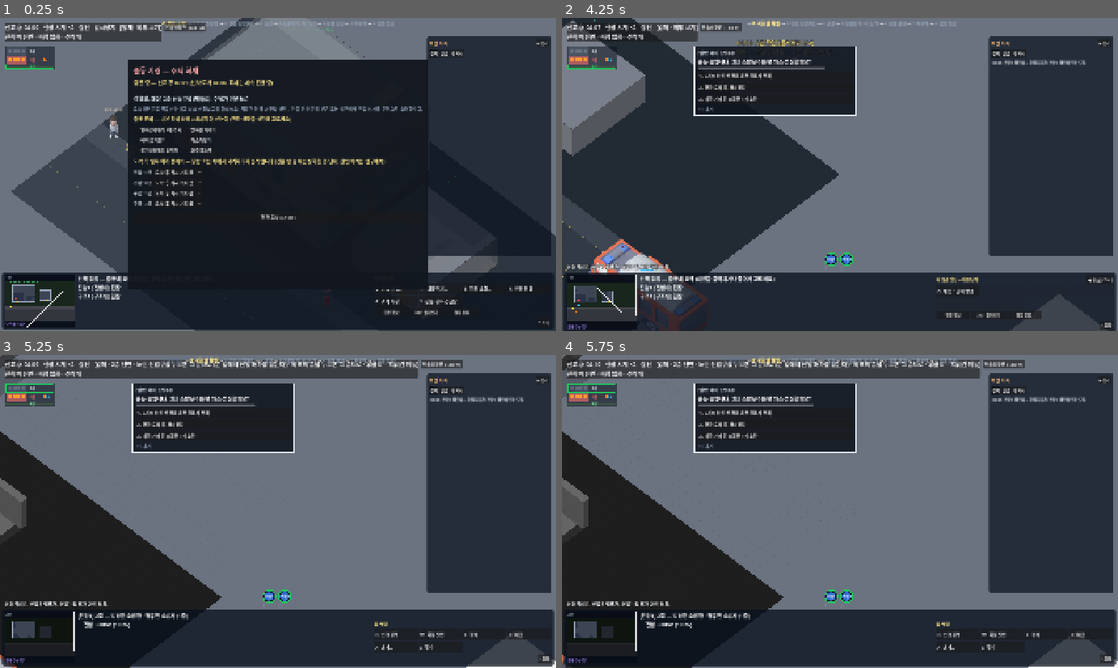
Above: before the commit, frames 1-4 (two rows, left to right).
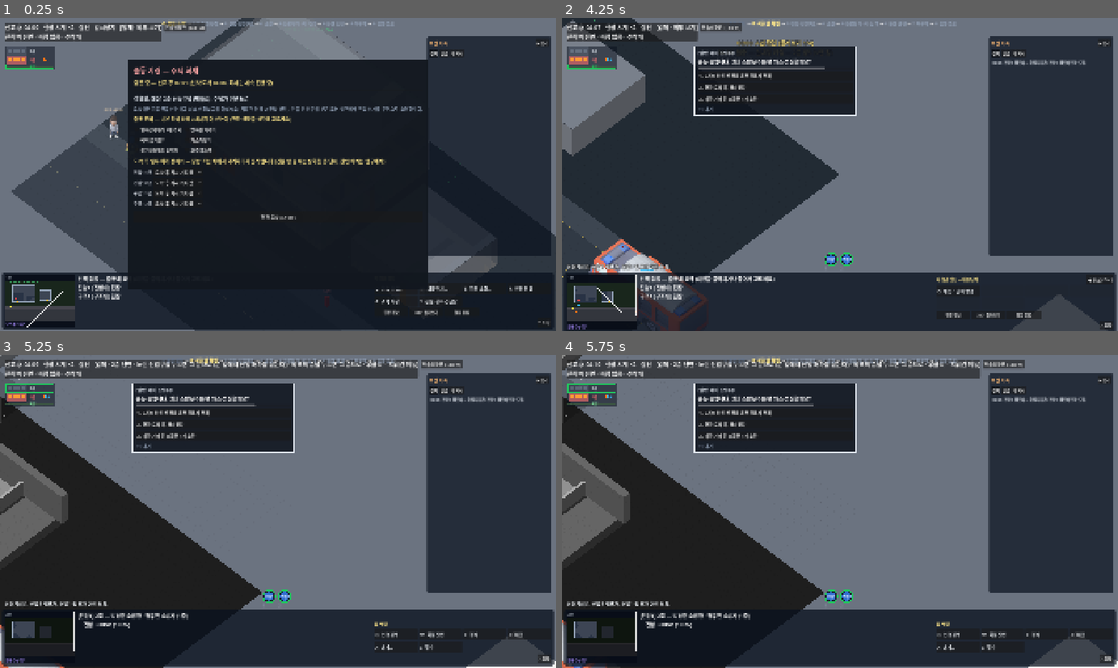
Above: after the commit, the same moments.

Repository: koo2957-collab/golden-time-game
Game: Godot game, scene res://scenes/world/world.tscn
Two runs of this game, one before a commit and one after it. Both use one fixed random seed, a clock stepped at 60 frames per second and the inputs below. This scene is started directly instead of the project's main scene.
Inputs (mouse positions are in pixels of both pictures, inside the frame that each line leads up to):
- Up to frame 1 (0.25 s): no input
- Up to frame 2 (4.25 s): click "현장 도착 (Enter)" at 0.5 s; tap Enter at 1.25 s; drag from (600, 299) to (895, 105) at 1.27 s; click "Q 전략 변경…" at 2 s; click "◀ 뒤로 (Esc)" at 2.75 s; click "W 대응단계…" at 3.5 s
- Up to frame 3 (5.25 s): drag from (27, 395) to (250, 574) at 4.27 s; move the mouse to (278, 599) at 5.02 s; hold Page Up (floor_up) from 5.03 s (still down); hold Right mouse button (command) from 5.03 s (still down); tap Left (camera_left) at 5.1 s; click (278, 599) at 5.17 s
- Up to frame 4 (5.75 s): keep holding Page Up (floor_up); keep holding Right mouse button (command)

Frames 1-2 are identical in both runs. In frame 3, 7.9% of the frame differs, in the area x 0-47%, y 0-100%; in frame 4, 7.9%.

Commit message:
F01·F03: 층 위치 B(뒤로 0.3·위로 260px), 연기층을 Kenney 연기 덩어리 구름으로(윗면 옅게·앞면 진하게·높이 눈금)
Co-Authored-By: Claude Opus 5.5 <noreply@anthropic.com>

Diff:
--- a/data/ui/view_params.json
+++ b/data/ui/view_params.json
@@ -23,8 +23,8 @@
   "upper_shadow_alpha": {"value": 0.2, "source": "화면 설정", "note": "비켜 놓은 위층이 아래층 바닥에 드리우는 그림자 진하기"},
   "stagger_guide_alpha": {"value": 0.45, "source": "화면 설정", "note": "아래층 모서리 → 위층 모서리 세로 안내 점선 진하기 (분해도 표시)"},
   "stack_mode": {"value": "stagger", "source": "화면 설정", "note": "단면 보기 층 쌓기: stagger(2026-11-12 사용자 결정 — 고른 층과 바로 위층(맨 위층이면 바로 아래층) 두 층만 온전하게, 위층을 뒤로 비켜 놓는 분해 투상도) / stack(예전: 위·아래 여러 층 반투명)"},
-  "stagger_back_ratio": {"value": 0.67, "source": "화면 설정", "note": "위층을 건물 뒤(북)로 비켜 놓는 거리 = 건물 깊이 × 이 비율. 0.67 = 위층이 고른 층의 뒤 1/3을 덮는다 (2026-11-12 사용자 결정: 완전히 떨어지면 어색, 뒤쪽 1/3은 가려도 된다)"},
-  "stagger_floor_px": {"value": 143, "source": "공학식", "note": "비켜 놓을 때 위로 올리는 층 높이 = 층고 2.8m × 51px"},
+  "stagger_back_ratio": {"value": 0.3, "source": "화면 설정", "note": "위층을 건물 뒤(북)로 비켜 놓는 거리 = 건물 깊이 × 이 비율. 2026-11-12 사용자 결정 B: 0.3 (0.67은 앞뒤로만 어긋나 뒤 건물처럼 보였다)"},
+  "stagger_floor_px": {"value": 260, "source": "화면 설정", "note": "비켜 놓을 때 위로 올리는 화면 거리 (층고 2.8m × 51px = 143px보다 크게 — 위층이 위에 떠 있게, 2026-11-12 사용자 결정 B)"},
   "adjacent_alpha": {"value": 0.1, "source": "화면 설정", "note": "바로 위·아래 층의 벽·바닥 진하기 (회백색 한 톤, 2026-11-11 사용자 결정 10%)"},
   "wall_cut_m": {"value": 0.2, "source": "화면 설정", "note": "잘린 벽 높이. 윗면을 밝은 단면 띠로 그린다"},
   "slab_m": {"value": 0.3, "source": "추정", "note": "층 사이 바닥판(슬래브) 두께. 앞쪽 모서리에 진회색 띠로 보인다"},
@@ -32,6 +32,12 @@
   "transition_rise_px": {"value": 30, "source": "화면 설정", "note": "전환 때 외벽·위층이 흐려지며 올라가는 거리"},
   "pick_w_px": {"value": 48, "source": "화면 설정", "note": "대원 클릭 판정 타원 너비 (화면 px, 줌과 상관없이, 기획안 9-3)"},
   "pick_h_px": {"value": 64, "source": "화면 설정", "note": "대원 클릭 판정 타원 높이 (화면 px)"},
+  "smoke_puff_spacing_m": {"value": 1.0, "source": "화면 설정", "note": "연기층 덩어리(Kenney Smoke Particles) 간격 (m)"},
+  "smoke_max_puffs": {"value": 40, "source": "화면 설정", "note": "방 하나에 그리는 연기 덩어리 최대 수 (사무실 PC 부담 상한)"},
+  "smoke_top_alpha": {"value": 0.4, "source": "화면 설정", "note": "방 안쪽(위에서 보이는 면) 연기 진하기 비율 — 바닥·대원이 비치게 옅게"},
+  "smoke_front_alpha": {"value": 0.85, "source": "화면 설정", "note": "잘린 앞면(남·동 가장자리) 연기 최대 진하기 — 연기층 두께가 또렷하게"},
+  "smoke_dark_density": {"value": 0.45, "source": "화면 설정", "note": "이 짙기(1 - 가시거리/10m) 이상이면 검은 연기, 아래면 회색 연기"},
+  "smoke_gauge": {"value": true, "source": "화면 설정", "note": "방 앞 모서리 연기층 높이 눈금 (연기 두께 막대 + 대원 눈높이 눈금, 눈높이 아래로 내려오면 주황 '자세 낮춤')"},
   "pick_magnet_px": {"value": 30, "source": "화면 설정", "note": "정확히 누르지 못해도 이 거리 안의 가장 가까운 조를 잡는다 (자석 선택)"},
   "zoom_switch": {"value": true, "source": "화면 설정", "note": "줌으로 외부↔단면 전환 (끄면 층 막대·PgUp/PgDn으로만)"},
   "zoom_enter_interior": {"value": 1.3, "source": "화면 설정", "note": "외부 보기에서 건물 위로 이 배율 이상 확대하면 단면으로 (시작 배율 0.75, 휠 한 칸 1.15배)"},
--- a/scripts/simulation/crew_condition_system.gd
+++ b/scripts/simulation/crew_condition_system.gd
@@ -57,6 +57,11 @@
 var _heat_event_tick: Dictionary = {}  # "종류:조" -> tick
 
 
+## 서 있는 대원 눈높이 (m) — 연기층 아랫면이 이보다 낮으면 자세를 낮춘다 (화면 눈금도 같은 값)
+func eye_standing_m() -> float:
+	return _eye_stand
+
+
 func _init(p_fire: FireSim, p_units: UnitSystem, p_pathfinder: Pathfinder, stats: ParamTable, p_events: SimEventLog) -> void:
 	fire = p_fire
 	units = p_units
--- a/scripts/ui/building/floor_layer.gd
+++ b/scripts/ui/building/floor_layer.gd
@@ -1638,6 +1638,7 @@
 	# 대원 머리 높이를 지나면 대원 상체가 연기에 묻혀 보인다.
 	# 지금 보이는 방은 실제 상태, 본 적 있는 방은 마지막으로 확인한 상태(흐리게), 모르는 방은 그리지 않는다
 	var p := sim.perception
+	var eye := sim.conditions.eye_standing_m() if sim.conditions else 1.6
 	for c in rooms:
 		var layer_d := c.layer_depth
 		var vis := sim.fire.visibility_m(c)
@@ -1655,6 +1656,13 @@
 		var a := (SMOKE_MIN_ALPHA + SMOKE_DENSITY_ALPHA * density) * fade
 		var r := c.rect
 		var h := CEILING_M - layer_d
+		if _draw_smoke_cloud(c, h, layer_d, a, density):
+			if c.rollover and p.room_visible(c):
+				_draw_rollover(r, h)
+			if depth == 0 and stack.params.smoke_gauge:
+				_draw_smoke_gauge(r, h, eye, fade, _people_in(c))
+			continue
+		# 덩어리 그림이 없을 때만 예전 판
 		var plane := PackedVector2Array([
 			proj.to_screen(Vector2(r.position), h), proj.to_screen(Vector2(r.end.x, r.position.y), h),
 			proj.to_screen(Vector2(r.end), h), proj.to_screen(Vector2(r.position.x, r.end.y), h),
@@ -1670,6 +1678,87 @@
 		if c.rollover and p.room_visible(c):
 			_draw_rollover(r, h)
 	_draw_smoke_plumes()
+
+
+## 연기층 = 천장에 매달린 연기 덩어리 구름 (Kenney Smoke Particles, 2026-11-12 사용자 결정).
+## 아랫면이 연기층 하단(중성대) 높이에서 천천히 출렁이고, 각진 판·테두리는 없다.
+## 방 안쪽(위에서 보이는 면)은 옅게 — 바닥·대원이 비친다. 잘린 앞면(남·동 가장자리)은 진하게 — 두께가 보인다.
+## 짙으면(가시거리 짧음) 검은 연기, 옅으면 회색 연기. 얇은 층은 납작한 띠, 두꺼운 층은 뭉게구름
+func _draw_smoke_cloud(c: Compartment, h: float, thick: float, a: float, density: float) -> bool:
+	if FxArt.puffs == null and not FxArt.load_all():
+		return false
+	if FxArt.puffs == null:
+		return false
+	var sp := stack.params
+	var r := c.rect
+	var t := Time.get_ticks_msec() / 1000.0
+	var dark := density >= sp.smoke_dark_density
+	var kind := FxArt.PUFF_BLACK if dark else FxArt.PUFF_WHITE
+	var tint := Color(1, 1, 1) if dark else Color(0.62, 0.63, 0.66)
+	var step := maxf(1.0, sp.smoke_puff_spacing_m / sim.building.cell_size_m)
+	var size := step * IsoProjection.HALF_W * 3.4
+	var tall := minf(size * 0.8, thick * IsoProjection.PX_PER_M * 1.5 + 10.0)
+	var nx := maxi(1, ceili(r.size.x / step))
+	var ny := maxi(1, ceili(r.size.y / step))
+	# 뒤(북서)에서 앞(남동)으로 — 앞면 덩어리가 위에 오게. 많으면 앞면을 먼저 남긴다
+	var cells: Array[Vector2i] = []
+	for j in ny:
+		for i in nx:
+			cells.append(Vector2i(i, j))
+	if cells.size() > sp.smoke_max_puffs:
+		cells.sort_custom(func(m: Vector2i, n: Vector2i) -> bool: return m.x + m.y > n.x + n.y)
+		cells.resize(sp.smoke_max_puffs)
+	cells.sort_custom(func(m: Vector2i, n: Vector2i) -> bool: return m.x + m.y < n.x + n.y)
+	var lo := Vector2(r.position) + Vector2(0.4, 0.4)
+	var hi := Vector2(r.end) - Vector2(0.4, 0.4)
+	for g in cells:
+		var seed := c.index * 97 + g.x * 13 + g.y * 31
+		var jit := Vector2(_rand01(seed) - 0.5, _rand01(seed + 7) - 0.5) * step * 0.5
+		var drift := Vector2(sin(t * 0.35 + seed), cos(t * 0.27 + seed * 1.3)) * step * 0.18
+		var at := (Vector2(r.position) + (Vector2(g) + Vector2(0.5, 0.5)) * step + jit + drift).clamp(lo, hi)
+		var front := g.x == nx - 1 or g.y == ny - 1
+		var breathe := 1.0 + 0.06 * sin(t * 0.6 + seed * 0.7)
+		var w := size * breathe
+		var hh := tall * breathe
+		# 아랫면이 연기층 하단(h)에 오게
+		var bottom := proj.to_screen(at, h + 0.04 * sin(t * 0.8 + seed))
+		var alpha := minf(sp.smoke_front_alpha, a + 0.15) if front else a * sp.smoke_top_alpha
+		FxArt.draw_puff_rect(self, Rect2(bottom - Vector2(w * 0.5, hh * 0.9), Vector2(w, hh)), kind, seed, Color(tint, alpha))
+	return true
+
+
+## 방 안에 대원이나 발견한 요구조자가 있는가
+func _people_in(c: Compartment) -> bool:
+	for ff in sim.units.firefighters:
+		if ff.level == c.level and not ff.aboard and c.rect.has_point(Vector2i(ff.pos.floor())):
+			return true
+	for v in sim.rescue.victims:
+		if v.discovered and v.level == c.level and c.rect.has_point(Vector2i(v.pos.floor())):
+			return true
+	return false
+
+
+## 0~1 고정 난수 (덩어리 위치 흩뜨리기)
+func _rand01(seed: int) -> float:
+	return fposmod(sin(float(seed) * 12.9898) * 43758.5453, 1.0)
+
+
+## 연기층 높이 눈금 (방 앞 모서리): 바닥~천장 가는 막대, 연기 두께는 굵은 막대, 대원 눈높이 눈금.
+## 연기층 아랫면이 눈높이보다 낮으면 주황 + "자세 낮춤" (대원이 실제로 자세를 낮추는 조건과 같다)
+func _draw_smoke_gauge(r: Rect2i, h: float, eye: float, fade: float, people: bool) -> void:
+	var at := Vector2(r.end) - Vector2(0.2, 0.2)
+	var floor_p := proj.to_screen(at, 0.0)
+	var ceil_p := proj.to_screen(at, CEILING_M)
+	var low_p := proj.to_screen(at, h)
+	var eye_p := proj.to_screen(at, eye)
+	var low := h < eye
+	draw_line(floor_p, ceil_p, Color(1, 1, 1, 0.3 * fade), 2.0)
+	draw_line(low_p, ceil_p, Color(1, 1, 1, 0.6 * fade), 7.0)
+	draw_line(low_p, ceil_p, Color(1.0, 0.55, 0.1, fade) if low else Color(0.16, 0.16, 0.18, fade), 5.0)
+	draw_line(eye_p + Vector2(-7, 0), eye_p + Vector2(7, 0), Color(1, 1, 1, 0.85 * fade), 2.0)
+	# 글자는 사람이 있는 방에만 (모든 방에 띄우면 화면이 복잡하다)
+	if low and fade >= 1.0 and people:
+		draw_string(PlanStyle.font(), low_p + Vector2(8, 4), "자세 낮춤", HORIZONTAL_ALIGNMENT_LEFT, -1, 12, Color(1.0, 0.65, 0.2))
 
 
 ## 연기층 평면에 셰이더로 구운 연기 질감을 두 겹, 서로 다른 쪽으로 흘려 입힌다 (P15-FX)
--- a/scripts/ui/building/view_params.gd
+++ b/scripts/ui/building/view_params.gd
@@ -31,8 +31,14 @@
 var unit_hole_alpha := 0.3
 var upper_shadow_alpha := 0.2
 var stagger_guide_alpha := 0.45
-var stagger_back_ratio := 0.67
-var stagger_floor_px := 143.0
+var stagger_back_ratio := 0.3
+var stagger_floor_px := 260.0
+var smoke_puff_spacing_m := 1.0
+var smoke_max_puffs := 40
+var smoke_top_alpha := 0.4
+var smoke_front_alpha := 0.85
+var smoke_dark_density := 0.45
+var smoke_gauge := true
 var adjacent_alpha := 0.1
 var wall_cut_m := 0.2
 var slab_m := 0.3
@@ -93,6 +99,12 @@
 	stagger_guide_alpha = float(_value(data, "stagger_guide_alpha", stagger_guide_alpha))
 	stagger_back_ratio = float(_value(data, "stagger_back_ratio", stagger_back_ratio))
 	stagger_floor_px = float(_value(data, "stagger_floor_px", stagger_floor_px))
+	smoke_puff_spacing_m = float(_value(data, "smoke_puff_spacing_m", smoke_puff_spacing_m))
+	smoke_max_puffs = int(_value(data, "smoke_max_puffs", smoke_max_puffs))
+	smoke_top_alpha = float(_value(data, "smoke_top_alpha", smoke_top_alpha))
+	smoke_front_alpha = float(_value(data, "smoke_front_alpha", smoke_front_alpha))
+	smoke_dark_density = float(_value(data, "smoke_dark_density", smoke_dark_density))
+	smoke_gauge = bool(_value(data, "smoke_gauge", smoke_gauge))
 	adjacent_alpha = float(_value(data, "adjacent_alpha", adjacent_alpha))
 	wall_cut_m = float(_value(data, "wall_cut_m", wall_cut_m))
 	slab_m = float(_value(data, "slab_m", slab_m))
--- a/scripts/ui/fx_art.gd
+++ b/scripts/ui/fx_art.gd
@@ -52,6 +52,16 @@
 const PUFF_FLASH := 3
 
 
+## 덩어리 그림을 아무 직사각형에 (납작하게 눌러 그릴 때). 구워져 있지 않으면 false
+static func draw_puff_rect(ci: CanvasItem, rect: Rect2, kind: int, k: int, modulate: Color) -> bool:
+	if not load_all() or puffs == null:
+		return false
+	var p := float(meta.get("puffs", {}).get("size", 96))
+	var per_row := int(meta.get("puffs", {}).get("per_row", 6))
+	ci.draw_texture_rect_region(puffs, rect, Rect2(posmod(k, per_row) * p, kind * p, p, p), modulate)
+	return true
+
+
 ## 덩어리 그림 (PUFF_* 종류). k: 0~5 모양. 그 종류가 구워져 있지 않으면 false
 static func draw_puff(ci: CanvasItem, center: Vector2, size: float, kind: int, k: int, modulate: Color) -> bool:
 	if not load_all() or puffs == null:
--- /dev/null
+++ b/tests/_shot_house.gd
@@ -0,0 +1,57 @@
+extends SceneTree
+## F01 2층 주택 층 배치 캡처 (점검용, 테스트 목록에 넣지 않음): godot --path . -s res://tests/_shot_house.gd -- 저장폴더
+
+
+func _initialize() -> void:
+	_run.call_deferred()
+
+
+func _run() -> void:
+	var args := OS.get_cmdline_user_args()
+	var out: String = (args[0] if not args.is_empty() else OS.get_user_data_dir()) + "/"
+	var gm = root.get_node_or_null("GameManager")
+	gm.scenario_path = "res://data/scenarios/sop214_2_night_upstairs.json"
+	gm.skip_menu = true
+	root.add_child(load("res://scenes/main/main.tscn").instantiate())
+	for i in 10:
+		await process_frame
+	var world = root.get_node("Main/World")
+	world.confine_mouse(false)
+	world.camera.edge_scroll = false
+	world.hud.command_ui.close_all()
+	var sim: SimWorld = world.sim
+	sim.issue(CommandOrder.make("arrive", [], 0, Vector3i.ZERO, {"gap_s": 1.0}))
+	var n := int(args[1]) if args.size() > 1 else 40
+	for i in n:
+		sim.step_ticks(10)
+		sim.cards.queue.clear()
+		await process_frame
+	world.hud.command_ui.close_all()
+	sim.perception.enabled = false
+	var levels: Array = sim.building.levels()
+	var proj = world.projection()
+	var iso = world.iso_view if "iso_view" in world else world.get_node("IsoView")
+	var fp: Rect2i = sim.building.footprint(levels[0])
+	print("집 바닥 칸: ", fp)
+	# 배치 후보: [이름, 뒤로 비율, 위로 px]
+	var opts := [["cur", iso.params.stagger_back_ratio, iso.params.stagger_floor_px]]
+	for o: Array in opts:
+		iso.params.stagger_back_ratio = o[1]
+		iso.params.stagger_floor_px = o[2]
+		iso.stack = FloorStack.new(sim.building, iso.params)
+		for node in iso.layers + iso.upper_layers + [iso.current_live, iso.partner_live]:
+			node.stack = iso.stack
+		for lv: int in levels:
+			world.set_view_level(lv, false)
+			world.camera.zoom = Vector2(0.6, 0.6)
+			world.camera.retarget(proj.bounds(sim.building), proj.to_screen(Vector2(fp.get_center())) + Vector2(0, -120))
+			for i in 30:
+				await process_frame
+			root.get_texture().get_image().save_png(out + "house_%s_f%d.png" % [o[0], lv])
+			# 연기층 확대 (불난 2층)
+			world.camera.zoom = Vector2(1.2, 1.2)
+			world.camera.retarget(proj.bounds(sim.building), proj.to_screen(Vector2(fp.get_center())) + iso.layers[0].position)
+			for i in 30:
+				await process_frame
+			root.get_texture().get_image().save_png(out + "house_%s_f%d_zoom.png" % [o[0], lv])
+	quit()
--- a/tests/test_cutaway.gd
+++ b/tests/test_cutaway.gd
@@ -32,8 +32,16 @@
 	assert_eq(p.visible_floors_below, 2, "아래 2개 층")
 	assert_eq(p.below_modulate, [0.75, 0.55] as Array[float], "아래 층 밝기")
 	assert_eq(p.front_wall, "open", "앞벽은 없음 — 인형집 (2026-11-12 결정)")
-	assert_eq([p.front_wall_alpha, p.inner_wall_m, p.stack_mode, p.stagger_back_ratio], [0.15, 1.2, "stagger", 0.67], "앞벽 15%, 실내 벽 허리 높이 진하게, 비켜 놓기(위층이 뒤 1/3을 덮게)")
+	assert_eq([p.front_wall_alpha, p.inner_wall_m, p.stack_mode, p.stagger_back_ratio, p.stagger_floor_px], [0.15, 1.2, "stagger", 0.3, 260.0], "앞벽 15%, 실내 벽 허리 높이 진하게, 비켜 놓기 B(뒤로 0.3 + 위로 260px)")
 	assert_eq(p.wall_cut_m, 0.2, "잘린 벽 20cm")
+	# 연기층 그림 (2026-11-12 사용자 결정: Kenney 연기 덩어리 구름, 윗면 옅게·앞면 진하게, 높이 눈금)
+	assert_eq([p.smoke_top_alpha < p.smoke_front_alpha, p.smoke_max_puffs > 0, p.smoke_gauge], [true, true, true], "연기 윗면은 앞면보다 옅게, 덩어리 상한, 눈금 켬")
+
+
+func test_smoke_gauge_eye_height_matches_crouch_rule() -> void:
+	# 눈금의 '자세 낮춤' 기준 = 대원이 실제로 자세를 낮추는 눈높이 (data/units/firefighter.json)
+	var world := SimWorld.from_scenario("res://data/scenarios/dev_house_fire.json", false)
+	assert_eq(world.conditions.eye_standing_m(), 1.6, "서 있는 눈높이 1.6m")
 
 
 func test_apartment_12f_shows_10_to_14() -> void:
Binary file changed: docs/ref/cutaway_exterior.png
Binary file changed: docs/ref/cutaway_interior.png
Not shown, changed: docs/decisions.md
Not shown, changed: docs/progress.md
